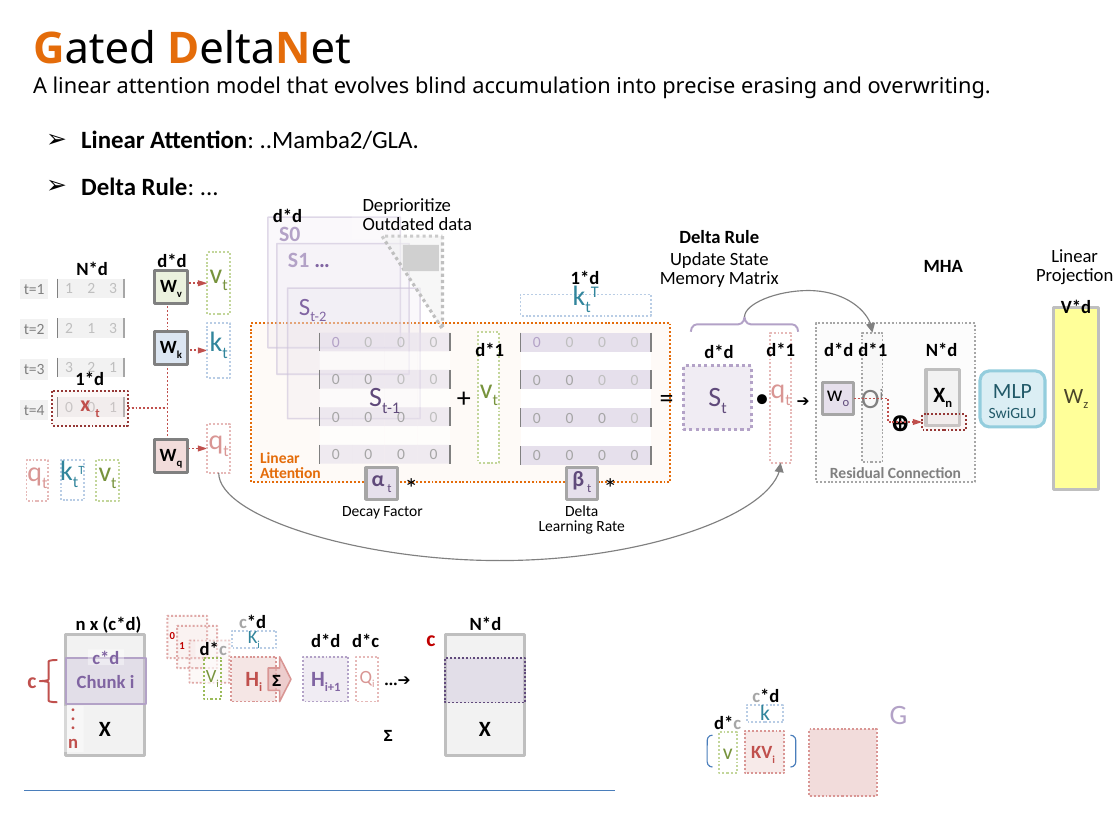
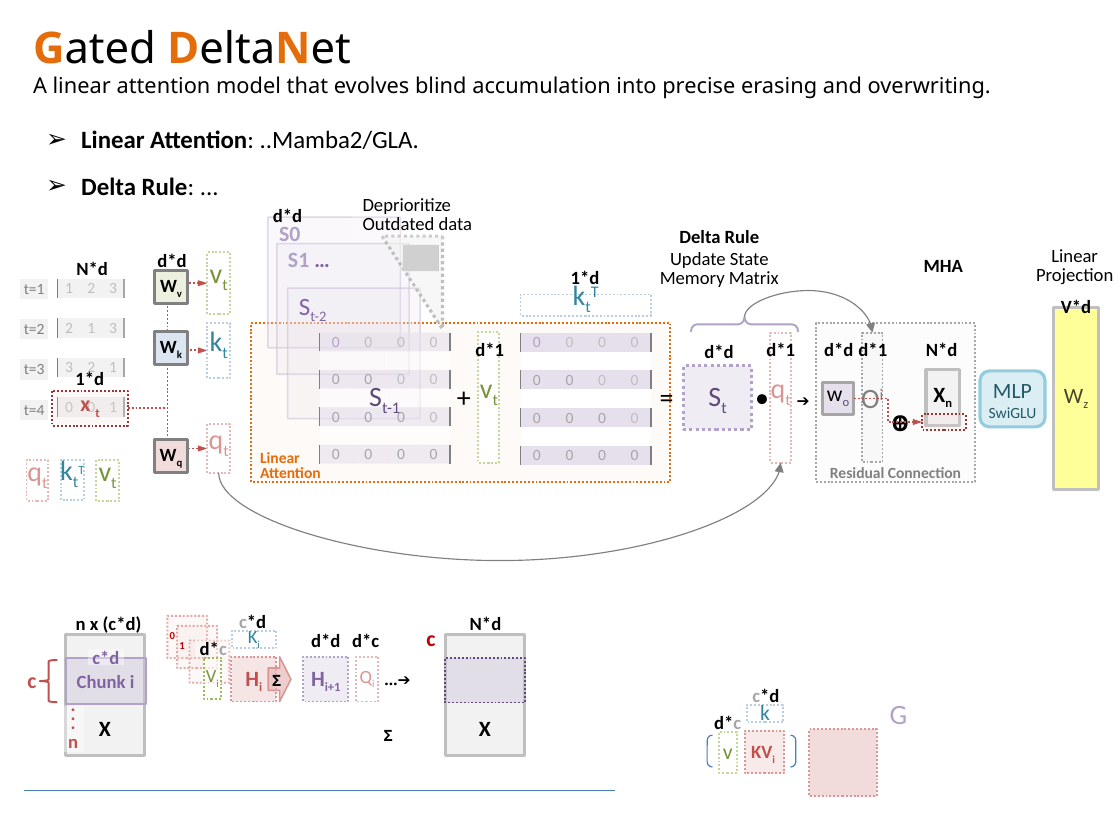
Before and after one commit to navibator/crazy-ai, a slide deck: slide 4 of temp.pptx. Drawn at 1120x840 pixels with LibreOffice and Linux fonts; fonts in the diff are those of the drawing; grey boxes stand for pictures. Boxes give left, top, right and bottom in pixels: in the first picture for what was removed or moved away, otherwise in the second. Text is boxed around its words. In the diff, an @@ line names an element or a change of style, - is before the commit and + after.

```diff
--- a/temp.pptx
+++ b/temp.pptx
@@ rectangle removed at [366, 468, 398, 500] @@
-α t
@@ text removed at [402, 467, 420, 500] @@
-*
@@ rectangle removed at [567, 468, 598, 500] @@
-β t
@@ text removed at [601, 467, 619, 500] @@
-*
@@ text removed at [342, 506, 422, 519] @@
-Decay Factor
@@ text removed at [539, 505, 624, 534] @@
-Delta
-Learning Rate
```
Also in this commit, not shown: 1 other slide changed, 3 slides added, 1 slide removed, 1 other file.
